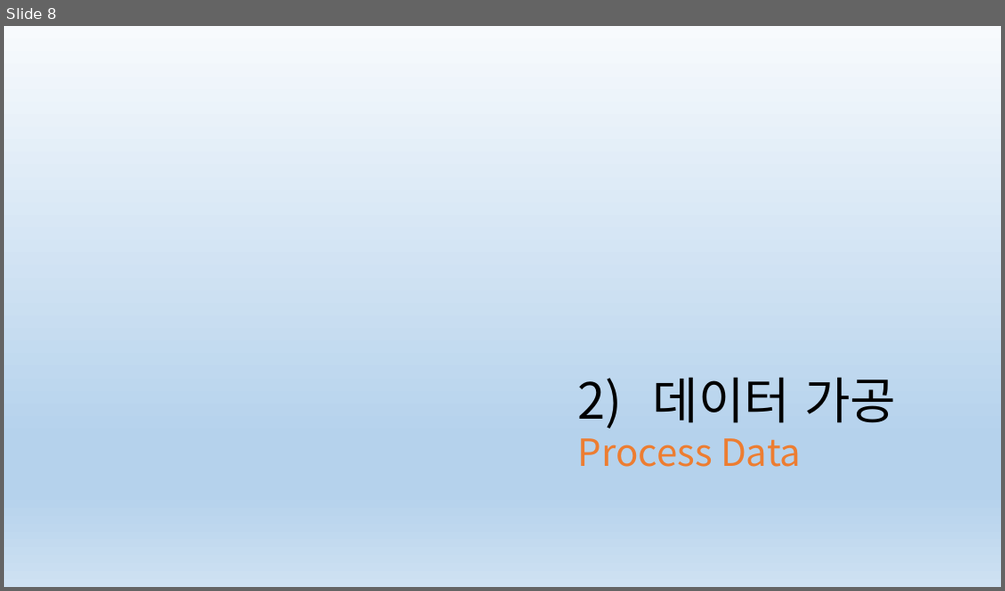
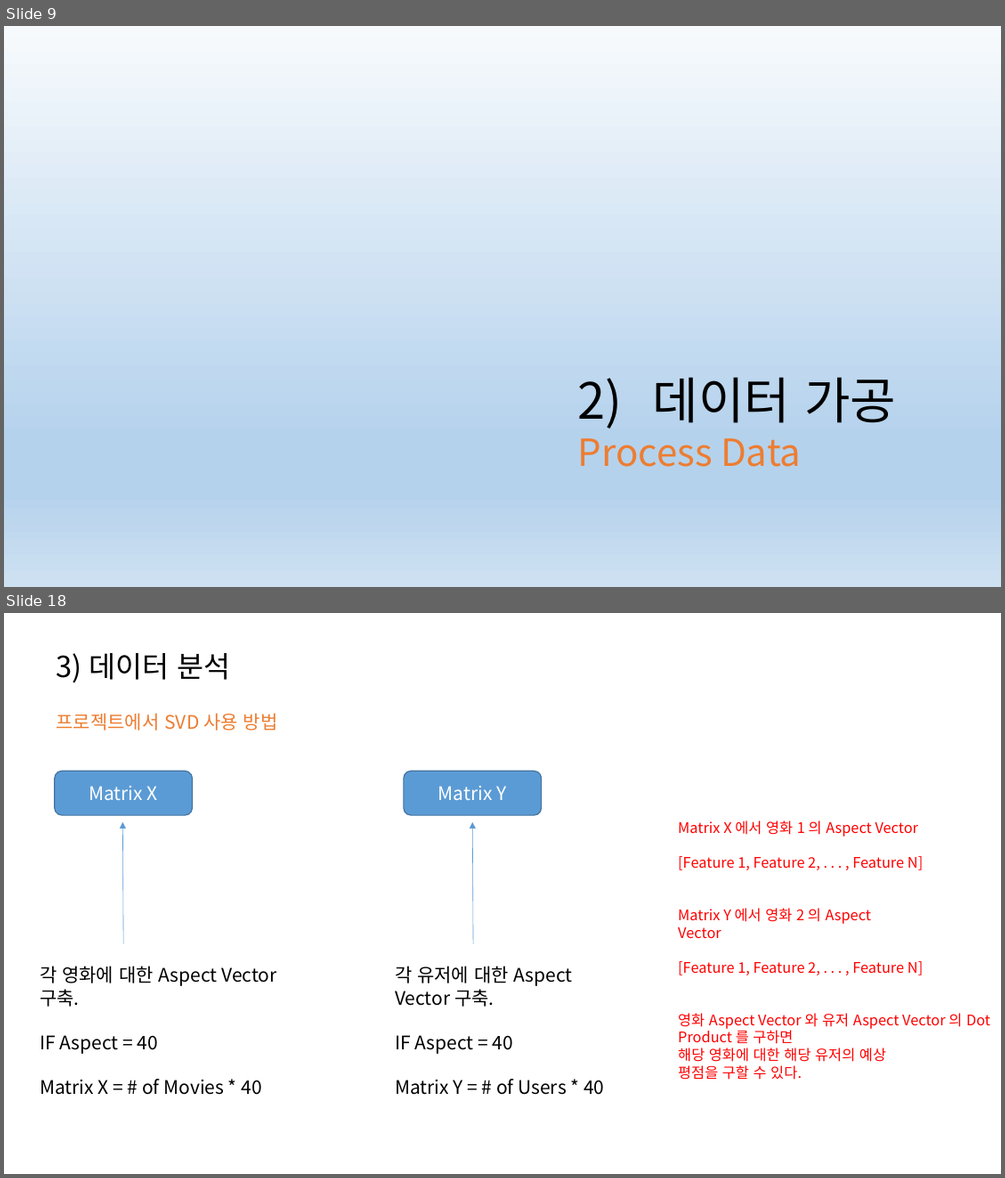
Before and after one commit to csjungminlim/MatrixCompletion, a slide deck: 넷플릭스.pptx. Shown one above the other, each under a label of ours: slide 8 before the commit, slides 9 and 18 after it; the slides between them are not shown. The pictures are 1005x591 and 1005x1178 pixels, drawn with LibreOffice and Linux fonts; fonts in the diff are those of the drawing. Boxes give left, top, right and bottom in pixels: in the first picture for what was removed or moved away, otherwise in the second. Text is boxed around its words. In the diff, an @@ line names an element or a change of style, - is before the commit and + after.

```diff
--- a/넷플릭스.pptx
+++ b/넷플릭스.pptx
@@ slide 18 added at [4,613,1001,1174], background #FFFFFF @@
@@ text added at [57,653,230,682], 28 pt, text #000000 @@
+3) 데이터 분석
@@ text added at [57,713,278,730], 18 pt, text #ED7D31 @@
+프로젝트에서 SVD 사용 방법
@@ rounded rectangle added at [55,771,193,815], fill #5B9BD5, outline #43739E 1 pt, 18 pt, text #FFFFFF @@
+Matrix X
@@ rounded rectangle added at [404,771,541,815], fill #5B9BD5, outline #43739E 1 pt, 18 pt, text #FFFFFF @@
+Matrix Y
@@ arrow added from (123, 944) to (123, 822), #5B9BD5 0.5 pt @@
@@ arrow added from (473, 944) to (473, 822), #5B9BD5 0.5 pt @@
@@ text added at [678,820,990,1079], 14 pt, text #FF0000 @@
+Matrix X 에서 영화 1 의 Aspect Vector
+[Feature 1, Feature 2, . . . , Feature N]
+Matrix Y 에서 영화 2 의 Aspect
+Vector
+[Feature 1, Feature 2, . . . , Feature N]
+영화 Aspect Vector 와 유저 Aspect Vector 의 Dot Product 를 구하면
+해당 영화에 대한 해당 유저의 예상
+평점을 구할 수 있다.
@@ text added at [40,965,277,1094], 18 pt, text #000000 @@
+각 영화에 대한 Aspect Vector 구축.
+IF Aspect = 40
+Matrix X = # of Movies * 40
@@ text added at [395,965,604,1094], 18 pt, text #000000 @@
+각 유저에 대한 Aspect Vector 구축.
+IF Aspect = 40
+Matrix Y = # of Users * 40
@@ what was slide 8 is now slide 9 @@
```
Also in this commit, not shown: 1 slide changed, 12 other slides added.
